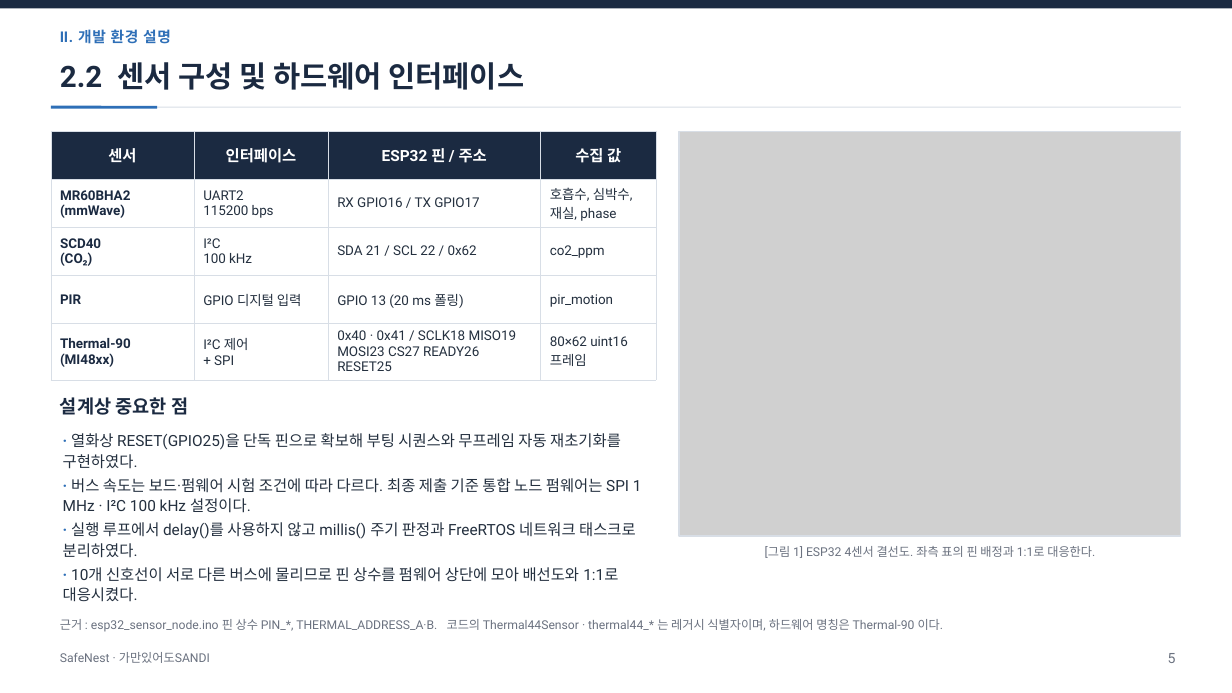
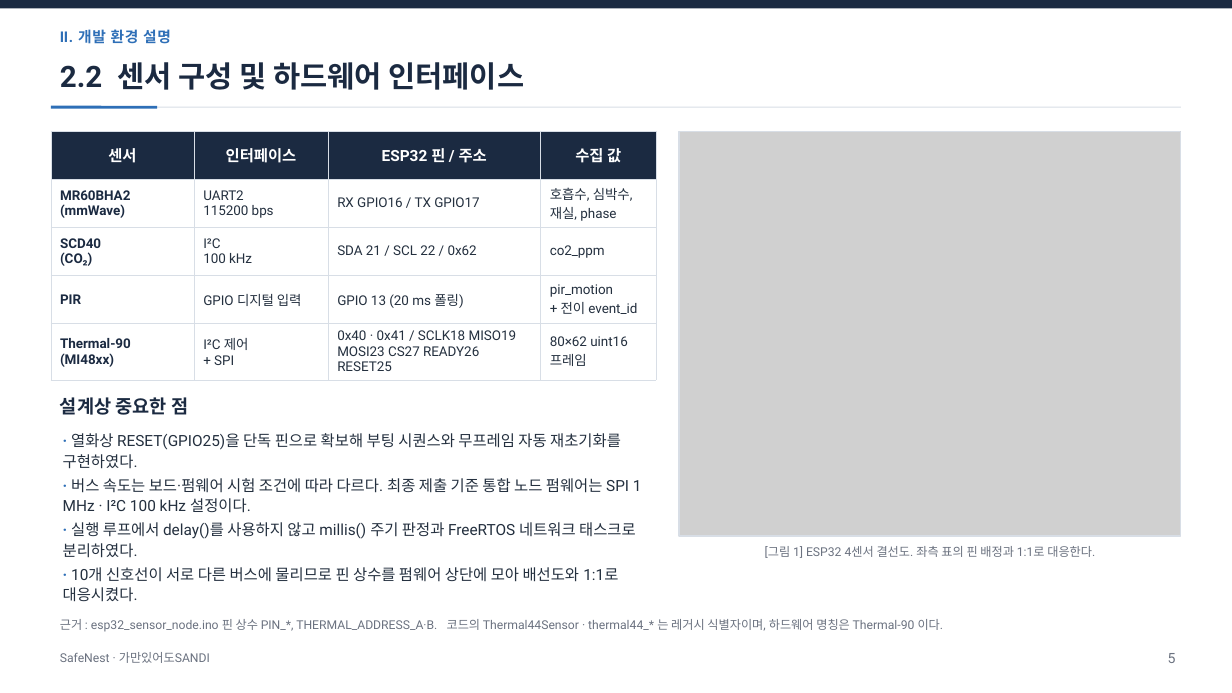
Before and after one commit to jinsu1011/safenest-embedded-competition, a slide deck: slide 6 of final-report/2026ESWContest_자유공모_가만있어도SANDI_개발완료보고서.pptx. Drawn at 1232x693 pixels with LibreOffice and Linux fonts; fonts in the diff are those of the drawing; grey boxes stand for pictures. Boxes give left, top, right and bottom in pixels: in the first picture for what was removed or moved away, otherwise in the second. Text is boxed around its words. In the diff, an @@ line names an element or a change of style, - is before the commit and + after.

```diff
--- a/final-report/2026ESWContest_자유공모_가만있어도SANDI_개발완료보고서.pptx
+++ b/final-report/2026ESWContest_자유공모_가만있어도SANDI_개발완료보고서.pptx
@@ table at box(51, 131, 656, 375) @@
-row 4, column 4: pir_motion
+row 4, column 4: pir_motion / + 전이 event_id
```
Also in this commit, not shown: 3 other slides changed, 6 other files.
